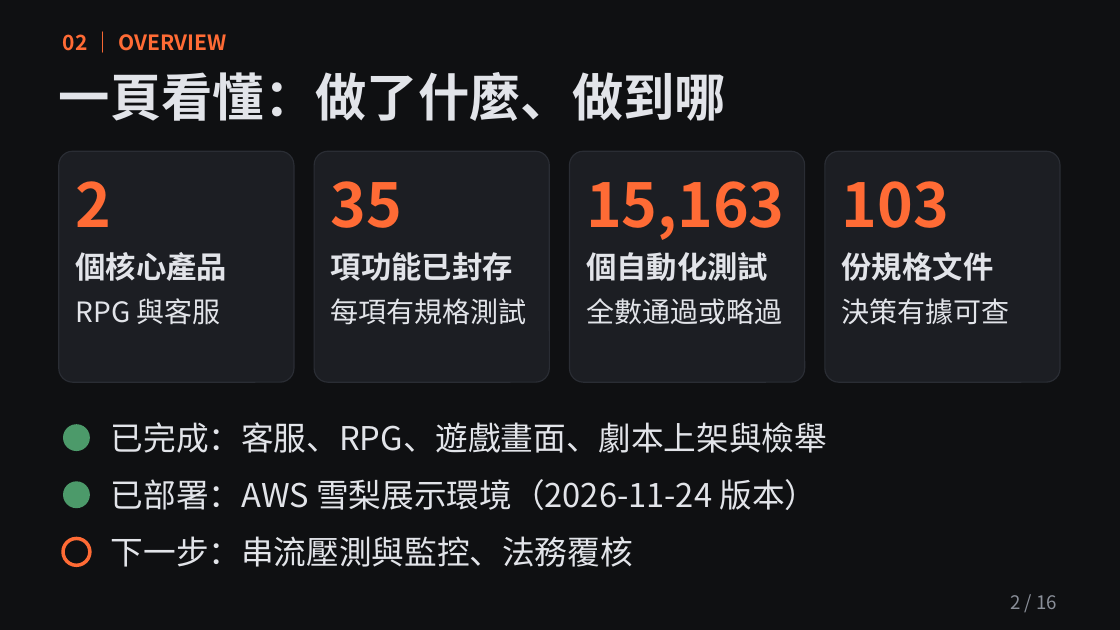
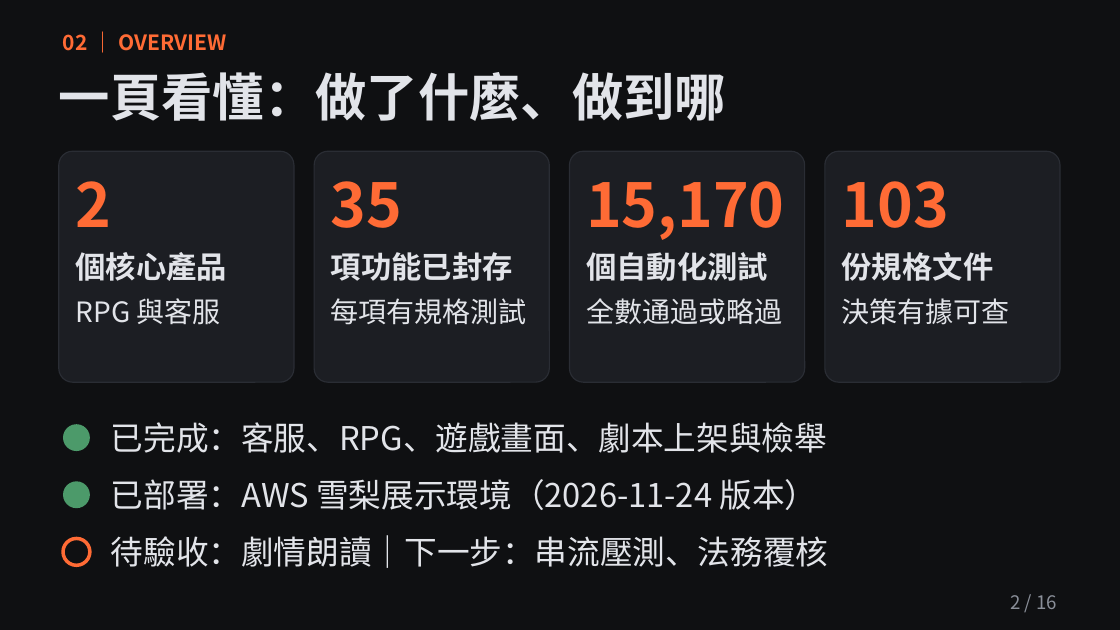
Before and after one commit to pp466pp466/R.A.C, a slide deck: slide 2 of docs/5.0簡報.pptx. Drawn at 1120x630 pixels with LibreOffice and Linux fonts; fonts in the diff are those of the drawing. Boxes give left, top, right and bottom in pixels: in the first picture for what was removed or moved away, otherwise in the second. Text is boxed around its words. In the diff, an @@ line names an element or a change of style, - is before the commit and + after.

```diff
--- a/docs/5.0簡報.pptx
+++ b/docs/5.0簡報.pptx
@@ text at (x1=586, y1=181, x2=784, y2=240): text changed @@
-15,163
+15,170
@@ text at (x1=111, y1=535, x2=829, y2=568): text changed @@
-下一步：串流壓測與監控、法務覆核
+待驗收：劇情朗讀｜下一步：串流壓測、法務覆核
```
Also in this commit, not shown: 6 other slides changed, 9 other files.
